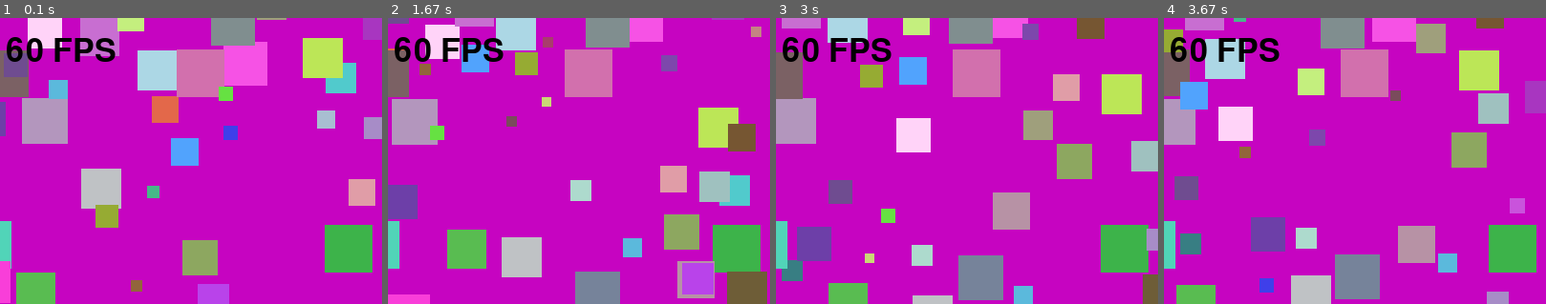
Above: before the commit, frames 1-4 (left to right).
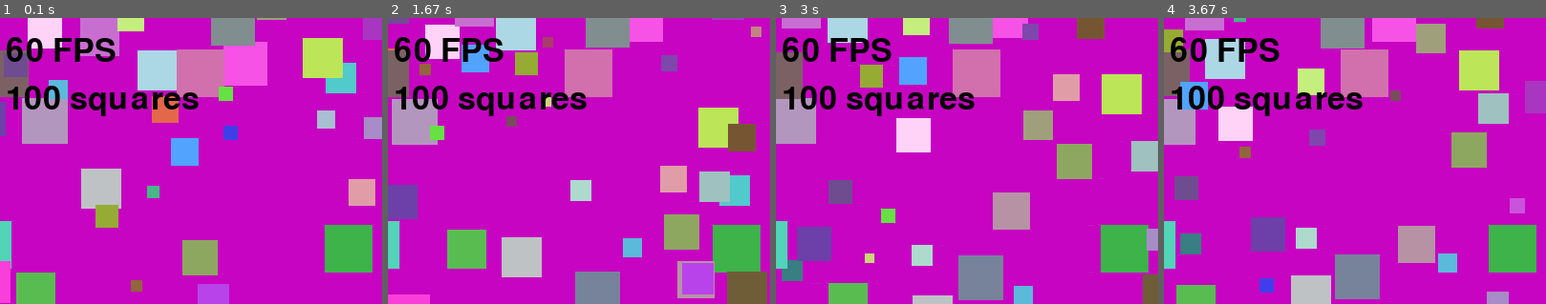
Above: after the commit, the same moments.

Repository: kevinotah/lab8-pygame
Game: pygame game, started from main.py
The game is run twice, just before and just after one commit, with the same random seed, the same clock (stepped at 60 frames per second) and the same inputs.
Inputs:
- Up to frame 1 (0.1 s): no input
- Up to frame 2 (1.67 s): no input
- Up to frame 3 (3 s): no input
- Up to frame 4 (3.67 s): no input
The pictures show only the part of the screen within x 6-56%, y 5-55%; the shares and areas given below are measured in that part.

The runs differ from the first frame. In frame 1, 1.9% of the frame differs, in the area x 2-52%, y 23-35%; in frame 2, 1.9%; in frame 3, 1.9%; in frame 4, 1.9%.

Commit message:
feat: lifespan and rebirth

Diff:
--- a/main.py
+++ b/main.py
@@ -46,6 +46,9 @@
 
         size_ratio: float = (self.size - MIN_SIZE) / (MAX_SIZE - MIN_SIZE)
         self.speed: float = MAX_SPEED * (1 - size_ratio)
+
+        self.lifespan: int = random.randint(30, 180)
+        self.certain_variable: float = 0
 
     def update(self, all_squares: List['Square'], dt: float) -> None:
         """Update position and handle bouncing."""
@@ -117,12 +120,20 @@
 
         for square in squares:
             square.update(squares, dt)
+            square.certain_variable += dt
 
         screen.fill(RANDOM_COLOUR)
         for square in squares:
-            square.draw(screen)
+            if square.certain_variable < square.lifespan:
+                square.draw(screen)
+            else:
+                squares.remove(square)
+                squares.append(Square())
+
+        number_of_squares: pygame.Surface = font.render(f"{len(squares)} squares", True, 'Black')
 
         screen.blit(fps_surface, (50, 50))
+        screen.blit(number_of_squares, (50, 100))
         pygame.display.flip()
 
     pygame.quit()
Not shown, changed: JOURNAL.md
Not shown, added: MY_NOTES.md
Not shown, changed: docs/code_explorer.html
